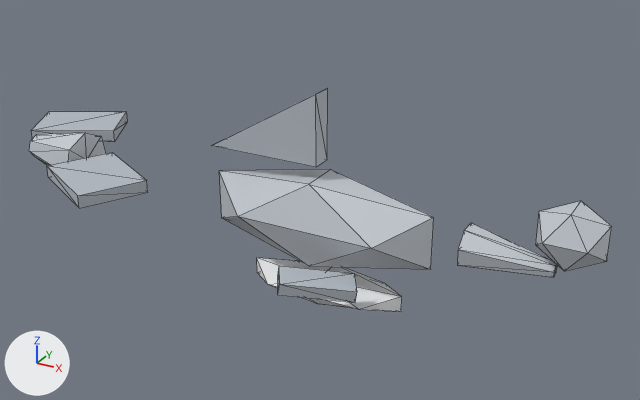
A saved change to the glTF model public/studio/v2.15.0/d_dolphin/model.glb.
One viewpoint serves both versions: a 50 mm lens placed at (5.24, -9.25, 4.88), pointed at (-0.1, 0.46, 0.02). The lights are fixed; the arrows at lower left show +X, +Y and +Z. The older version comes first. Mesh edges are drawn as thin lines. Where no turn or scale is listed for an object, it has been applied to the vertices.

Objects in the first picture: 'part0', 'part1', 'part2', 'part3', 'part4', 'part5', 'part6', 'part7', 'part9'.
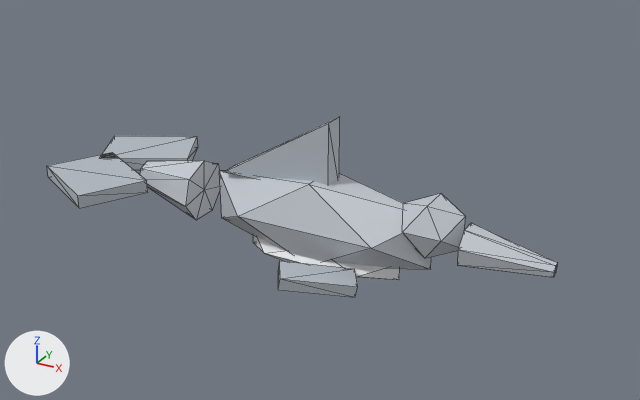
What differs and where, as boxes (x1, y1, x2, y2) in the pictures (640 x 400 px):
'part7', moved
    before: (212, 88, 328, 167)
    after: (224, 117, 340, 185)
'part2', moved
    before: (536, 201, 612, 271)
    after: (402, 194, 466, 258)
'part4', moved
    before: (29, 133, 106, 166)
    after: (140, 161, 220, 220)
'part5', moved
    before: (31, 111, 128, 142)
    after: (100, 136, 198, 170)
'part1', moved
    before: (257, 258, 402, 312)
    after: (253, 236, 400, 280)
'part9', moved
    before: (278, 266, 357, 303)
    after: (278, 261, 358, 297)

The change, as a diff of the scene's bpy script:
```diff
--- a/public/studio/v2.15.0/d_dolphin/model.glb.py
+++ b/public/studio/v2.15.0/d_dolphin/model.glb.py
@@ me_geometry_1 @@
 # used by ob_part1; location = (0.0, 0.0, 0.0)
-me_geometry_1.from_pydata(...)  # 12 vertices, 20 faces; spans x -0.86..1.35, y -0.39..0.39, z -1.15..-0.77
+me_geometry_1.from_pydata(...)  # 12 vertices, 20 faces; spans x -0.91..1.31, y -0.39..0.39, z -0.69..-0.31
+# me_geometry_1 part 1: the whole mesh is moved by (-0.05, 0.0, 0.46)
 me_geometry_1.materials.append(mat_defaultmaterial_001)
@@ me_geometry_2 @@
 # used by ob_part2; location = (0.0, 0.0, 0.0)
-me_geometry_2.from_pydata(...)  # 12 vertices, 20 faces; spans x 2.989..3.797, y -0.349..0.349, z 0.147..0.844
+me_geometry_2.from_pydata(...)  # 12 vertices, 20 faces; spans x 1.316..2.124, y -0.349..0.349, z -0.109..0.589
+# me_geometry_2 part 2: the whole mesh is moved by (-1.673, 0.0, -0.256)
 me_geometry_2.materials.append(mat_defaultmaterial_002)
@@ me_geometry_4 @@
 # used by ob_part4; location = (0.0, 0.0, 0.0)
-me_geometry_4.from_pydata(...)  # 16 vertices, 28 faces; spans x -4.863..-3.827, y -0.429..0.429, z -0.335..0.5
+me_geometry_4.from_pydata(...)  # 16 vertices, 28 faces; spans x -2.71..-1.674, y -0.429..0.429, z -0.376..0.459
+# me_geometry_4 part 3: the whole mesh is moved by (2.153, 0.0, -0.041)
 me_geometry_4.materials.append(mat_defaultmaterial_004)
@@ me_geometry_5 @@
 # used by ob_part5; location = (0.0, 0.0, 0.0)
-me_geometry_5.from_pydata(...)  # 8 vertices, 12 faces; spans x -5.59..-3.98, y 0.17..1.64, z 0.09..0.27
+me_geometry_5.from_pydata(...)  # 8 vertices, 12 faces; spans x -3.92..-2.32, y -0.14..1.34, z 0.03..0.21
+# me_geometry_5 part 4: the whole mesh is moved by (1.66, -0.31, -0.06)
 me_geometry_5.materials.append(mat_defaultmaterial_005)
@@ me_geometry_7 @@
 # used by ob_part7; location = (0.0, 0.0, 0.0)
-me_geometry_7.from_pydata(...)  # 6 vertices, 8 faces; spans x -1.43..0.17, y -0.15..0.15, z 0.77..1.72
+me_geometry_7.from_pydata(...)  # 6 vertices, 8 faces; spans x -1.25..0.35, y -0.15..0.15, z 0.43..1.38
+# me_geometry_7 part 5: the whole mesh is moved by (0.18, 0.0, -0.34)
 me_geometry_7.materials.append(mat_defaultmaterial_007)
@@ me_geometry_9 @@
 # used by ob_part9; location = (0.0, 0.0, 0.0)
-me_geometry_9.from_pydata(...)  # 8 vertices, 12 faces; spans x 0.066..1.096, y -1.284..-0.441, z -0.62..-0.286
+me_geometry_9.from_pydata(...)  # 8 vertices, 12 faces; spans x 0.035..1.065, y -1.221..-0.379, z -0.587..-0.253
+# me_geometry_9 part 6: the whole mesh is moved by (-0.031, 0.062, 0.033)
 me_geometry_9.materials.append(mat_defaultmaterial_009)
```
